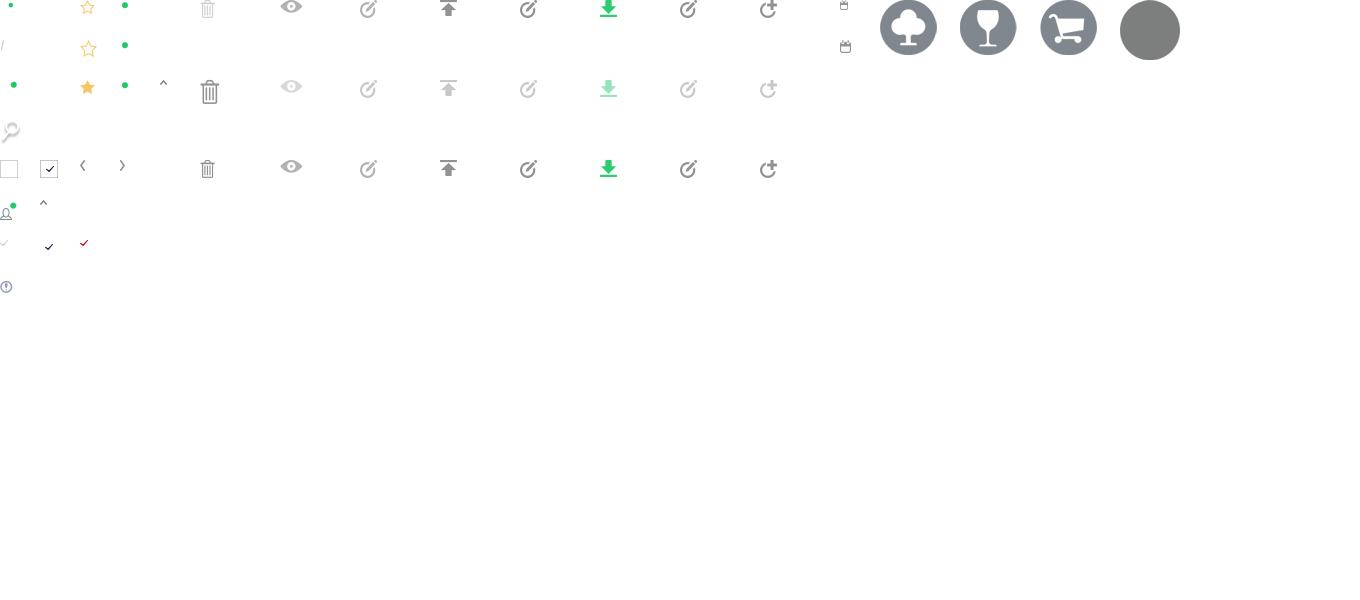
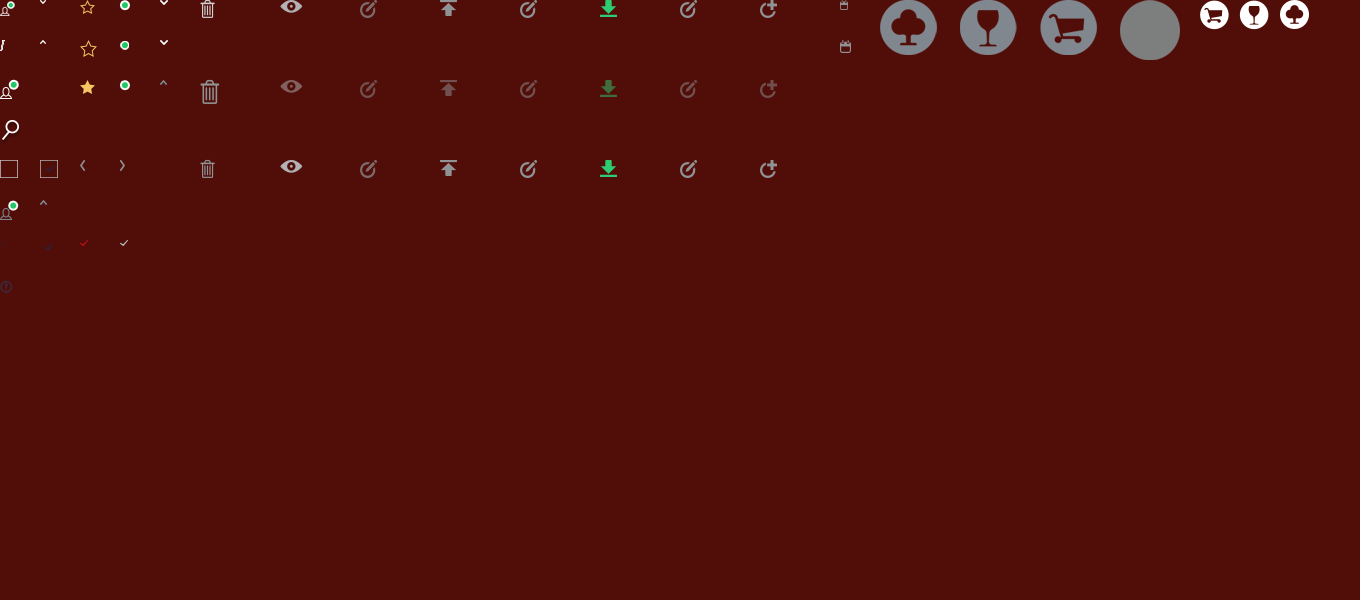
Before/after of a 1360x600 layered artwork. What changed in the layer stack:
added layer "Vector Smart Object" (2nd of 3) above "Vector Smart Object copy" over (120, 240, 128, 246)
showed "Layer 3" over (0, 0, 1360, 600)
